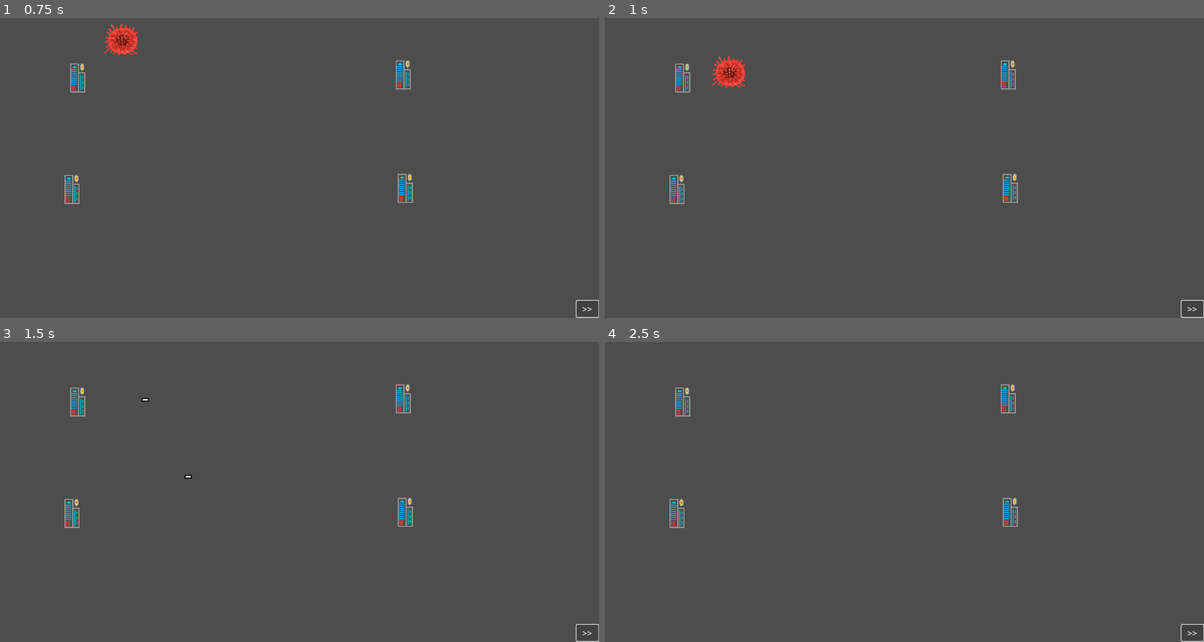
Above: before the commit, frames 1-4 (two rows, left to right).
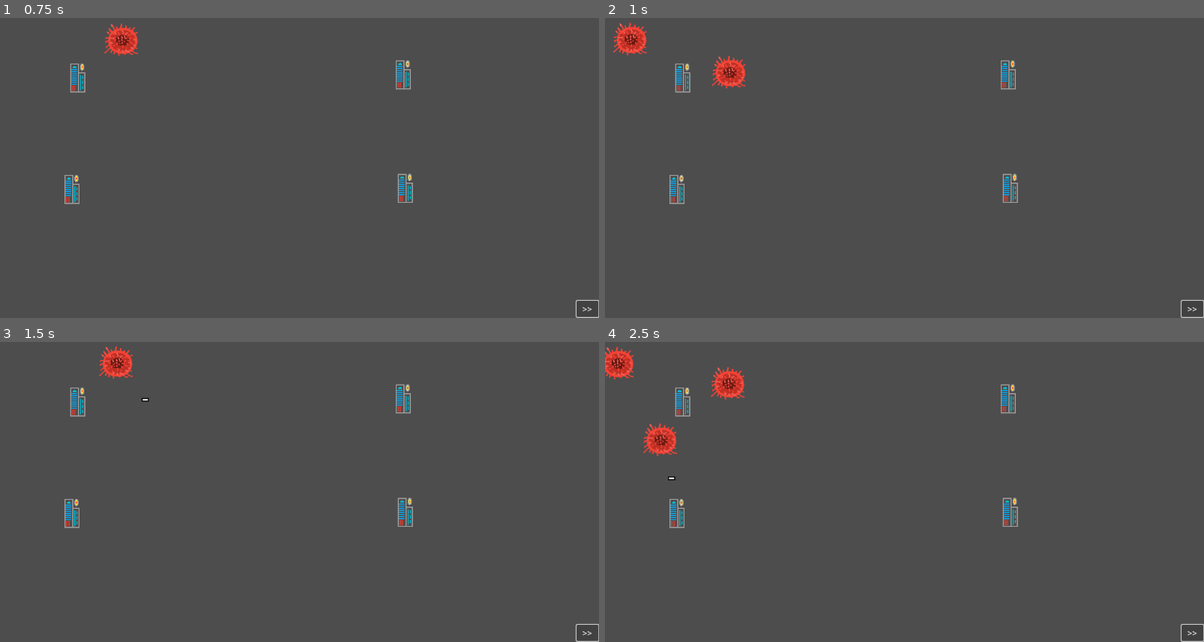
Above: after the commit, the same moments.

Repository: pbagnoud/minijam183
Game: Godot game, scene res://Scenes/main.tscn
Same seed, same stepped clock (60 frames per second), same inputs: the game is played once before the commit and once after it. This scene is started directly instead of the project's main scene.
Inputs:
- Up to frame 1 (0.75 s): click ">>" at 0.5 s
- Up to frame 2 (1 s): no input
- Up to frame 3 (1.5 s): click ">>" at 1.25 s
- Up to frame 4 (2.5 s): click ">>" at 2 s

Frame 1 is identical in both runs. In frame 2, 0.4% of the frame differs, in the area x 1-8%, y 1-13%; in frame 3, 0.4%; in frame 4, 1.3%, in the area x 0-24%, y 1-47%.
Error before the commit: Invalid assignment of property or key 'color' with value of type 'int' on a base object of type 'PackedScene'. (res://Scripts/path_2d.gd:35)

Commit message:
round improve

Diff:
--- a/minijam183/Scripts/main.gd
+++ b/minijam183/Scripts/main.gd
@@ -8,6 +8,7 @@
 
 @onready var upgrade_screen: Control = $UpgradeScreen
 
+
 func _process(delta):
 	if is_holding:
 		Engine.time_scale = 7.0
@@ -16,7 +17,12 @@
 	if has_to_check_empty_screen:
 		if get_tree().get_nodes_in_group("enemy").is_empty():
 			upgrade_screen.reset()
+			has_to_check_empty_screen = false
 
+
+func _ready():
+	print('start')
+	_on_upgrade_screen_finished()
 
 func _on_upgrade_screen_finished():
 	round_timer.wait_time = path_2d.new_round(round_id)
--- a/minijam183/Scripts/path_2d.gd
+++ b/minijam183/Scripts/path_2d.gd
@@ -7,8 +7,7 @@
 var rng = RandomNumberGenerator.new()
 var MAX_WAVE = 10
 
-func _ready() -> void:
-	new_round(0)
+
 
 func _generate_wave(wave_id:int)-> void:
 	var size_wave = 15 + wave_id * 5
@@ -26,12 +25,11 @@
 
 func _process(delta: float) -> void:
 	if wave.is_empty():
-		print('empty wave')
 		return
 	timer += delta
 
 	if timer > spawntime:
 		var new_follower = follower.instantiate()
-		follower.color=wave.pop_front()
+		new_follower.color=wave.pop_front()
 		add_child(new_follower)
 		timer = 0
